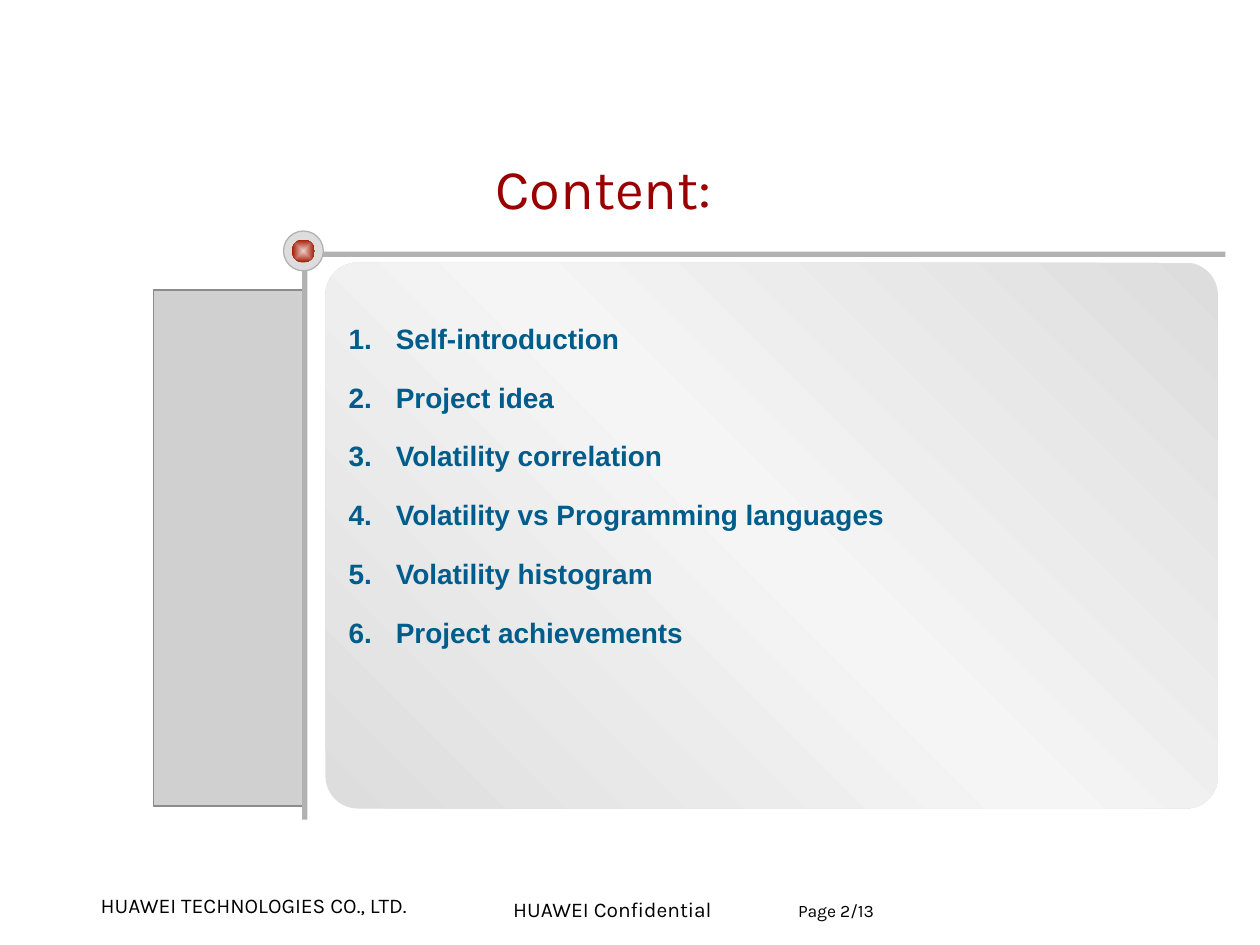
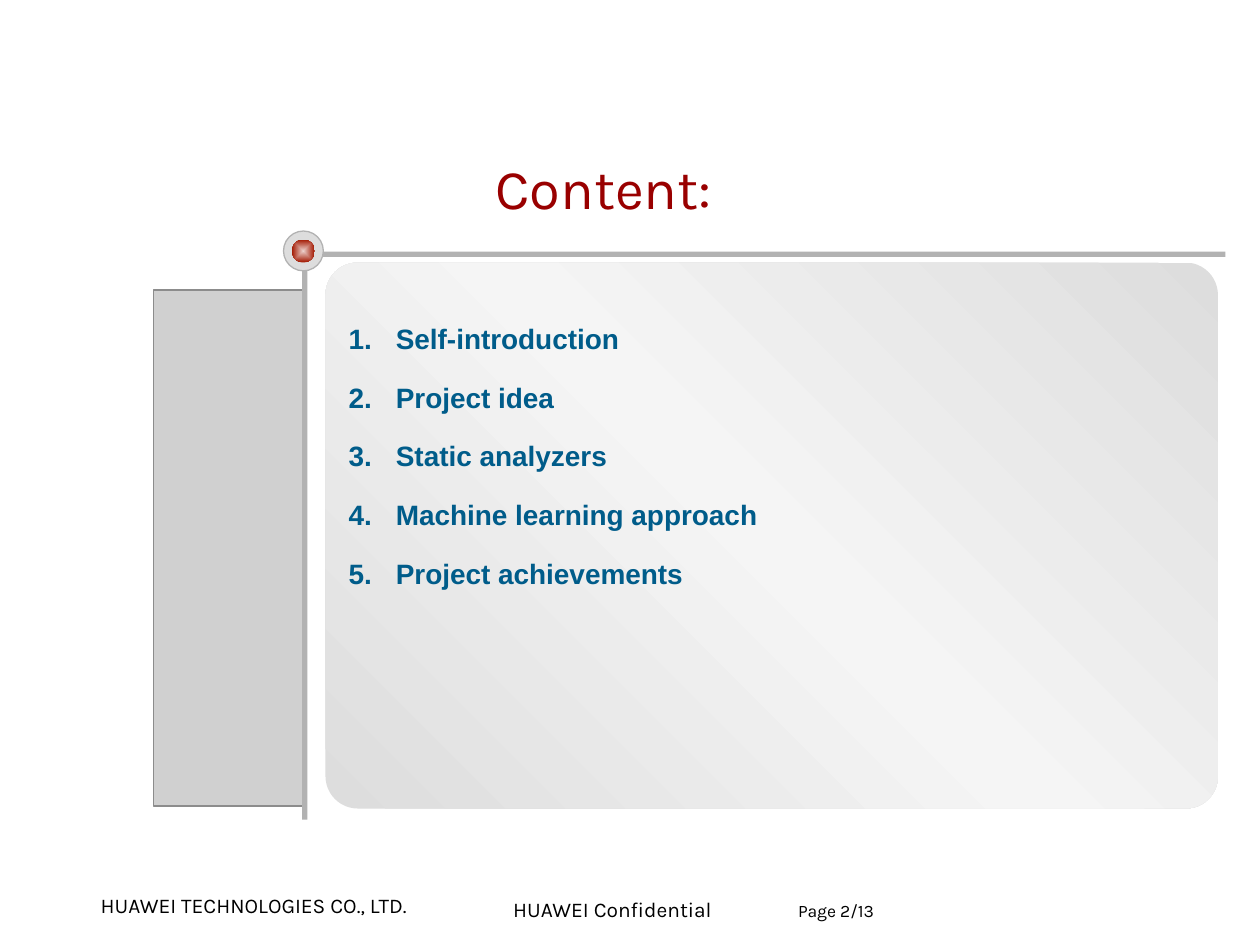
Before and after one commit to zuoqin/DeepBugs, a slide deck: slide 2 of materials/Project Presentation.pptx. Drawn at 1260x945 pixels with LibreOffice and Linux fonts; fonts in the diff are those of the drawing; grey boxes stand for pictures; background and template pictures are left out. Boxes give left, top, right and bottom in pixels: in the first picture for what was removed or moved away, otherwise in the second. Text is boxed around its words. In the diff, an @@ line names an element or a change of style, - is before the commit and + after.

```diff
--- a/materials/Project Presentation.pptx
+++ b/materials/Project Presentation.pptx
@@ text at <box>396,445,757,530</box>: text changed @@
-3. Volatility correlation
-4. Volatility vs Programming languages
-5. Volatility histogram
+3. Static analyzers
+4. Machine learning approach
```
Also in this commit, not shown: 7 other slides changed, 3 slides added, 1 other file.
